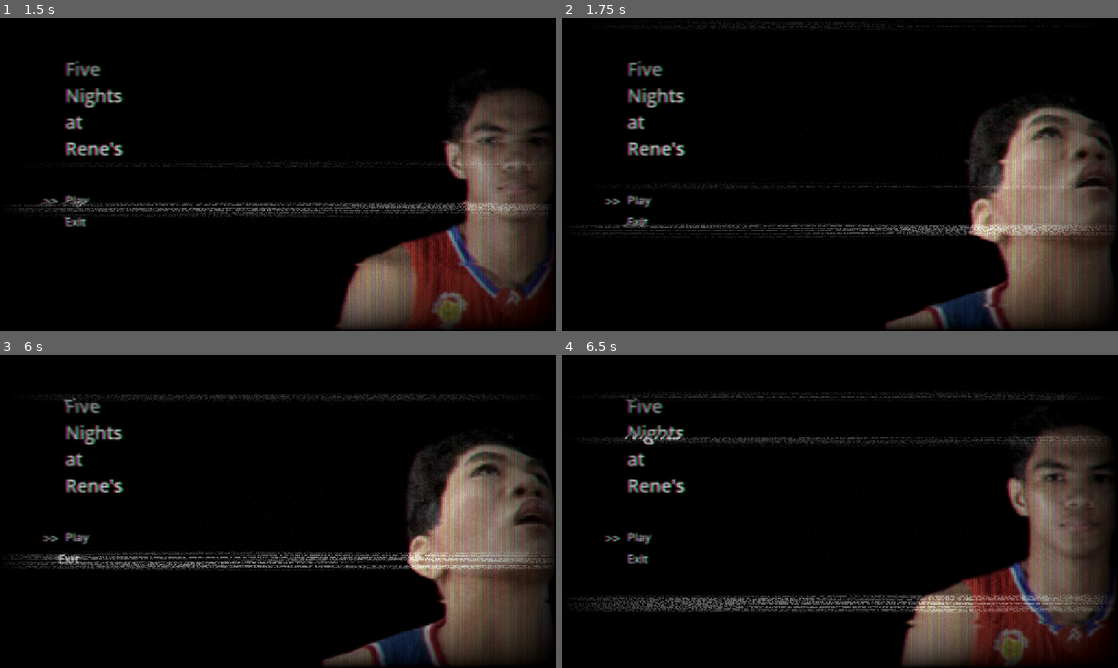
Above: before the commit, frames 1-4 (two rows, left to right).
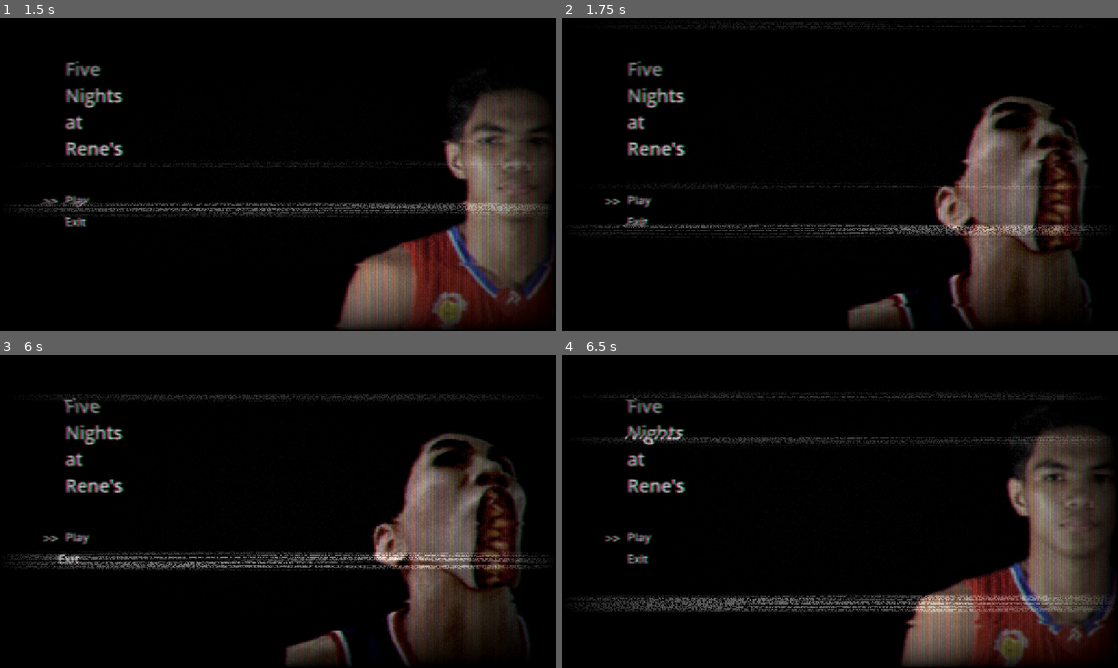
Above: after the commit, the same moments.

Repository: john-basilio/fnar
Game: Godot game, scene res://splash.tscn
Two runs of this game, one before a commit and one after it. Both use one fixed random seed, a clock stepped at 60 frames per second and the inputs below.
Inputs (mouse positions are in pixels of both pictures, inside the frame that each line leads up to):
- Up to frame 1 (1.5 s): move the mouse to (400, 158) at 0.52 s; hold Space (space) 0.53-1.28 s; click (400, 158) at 0.67 s; move the mouse to (166, 190) at 1.27 s; tap Space (space) at 1.35 s; click (166, 190) at 1.42 s
- Up to frame 2 (1.75 s): no input
- Up to frame 3 (6 s): move the mouse to (333, 442) at 2.02 s; hold Space (space) 2.03-2.78 s; click (333, 442) at 2.17 s; move the mouse to (250, 574) at 2.77 s; tap Space (space) at 2.85, 4.35, 5.85 s; click (250, 574) at 2.92 s; move the mouse to (444, 558) at 3.52 s; hold Space (space) 3.53-4.28 s; click (444, 558) at 3.67 s; move the mouse to (111, 464) at 4.27 s; click (111, 464) at 4.42 s; move the mouse to (305, 511) at 5.02 s; hold Space (space) 5.03-5.78 s; click (305, 511) at 5.17 s; move the mouse to (194, 433) at 5.77 s; click (194, 433) at 5.92 s
- Up to frame 4 (6.5 s): no input

Frame 1 is identical in both runs. In frame 2, 19% of the frame differs, in the area x 51-100%, y 24-100%; in frame 3, 19%; in frame 4, nothing differs.

Commit message:
loading screen and menu spries

Diff:
--- /dev/null
+++ b/game/start.tscn
@@ -0,0 +1,3 @@
+[gd_scene format=3 uid="uid://b5fb4n2e2tnlw"]
+
+[node name="game" type="Node3D" unique_id=1667515122]
--- a/main_loading.tscn
+++ b/main_loading.tscn
@@ -1,4 +1,17 @@
 [gd_scene format=3 uid="uid://csc7aktj7vl6m"]
+
+[ext_resource type="Shader" uid="uid://chvb0iy8ovi42" path="res://shaders/glitch.gdshader" id="1_4t46g"]
+[ext_resource type="Script" uid="uid://opeunavhe60l" path="res://scripts/loading.gd" id="1_ehtmq"]
+
+[sub_resource type="ShaderMaterial" id="ShaderMaterial_1af8y"]
+shader = ExtResource("1_4t46g")
+shader_parameter/range = 0.01999999955296
+shader_parameter/noiseQuality = 123.30000183731796
+shader_parameter/noiseIntensity = 4.6581399848477645e-09
+shader_parameter/offsetIntensity = 0.03
+shader_parameter/colorOffsetIntensity = 0.50000002375
+
+[sub_resource type="LabelSettings" id="LabelSettings_1af8y"]
 
 [node name="loading" type="Control" unique_id=1709819424]
 layout_mode = 3
@@ -7,8 +20,10 @@
 anchor_bottom = 1.0
 grow_horizontal = 2
 grow_vertical = 2
+script = ExtResource("1_ehtmq")
+next_scene = "res://game/start.tscn"
 
-[node name="ColorRect" type="ColorRect" parent="." unique_id=123448056]
+[node name="bg" type="ColorRect" parent="." unique_id=123448056]
 layout_mode = 1
 anchors_preset = 15
 anchor_right = 1.0
@@ -16,3 +31,42 @@
 grow_horizontal = 2
 grow_vertical = 2
 color = Color(0, 0, 0, 1)
+
+[node name="CanvasLayer" type="CanvasLayer" parent="." unique_id=1294711642]
+
+[node name="ColorRect" type="ColorRect" parent="CanvasLayer" unique_id=1935399018]
+material = SubResource("ShaderMaterial_1af8y")
+anchors_preset = 15
+anchor_right = 1.0
+anchor_bottom = 1.0
+grow_horizontal = 2
+grow_vertical = 2
+
+[node name="loading" type="Label" parent="." unique_id=925743413]
+layout_mode = 1
+anchors_preset = 15
+anchor_right = 1.0
+anchor_bottom = 1.0
+grow_horizontal = 2
+grow_vertical = 2
+text = "Loading..."
+label_settings = SubResource("LabelSettings_1af8y")
+horizontal_alignment = 1
+vertical_alignment = 1
+
+[node name="ProgressBar" type="ProgressBar" parent="." unique_id=1032746304]
+layout_mode = 1
+anchors_preset = 7
+anchor_left = 0.5
+anchor_top = 1.0
+anchor_right = 0.5
+anchor_bottom = 1.0
+offset_left = -64.0
+offset_top = -336.0
+offset_right = 401.45435
+offset_bottom = -309.0
+grow_horizontal = 2
+grow_vertical = 0
+scale = Vector2(0.275, 0.275)
+value = 100.0
+show_percentage = false
--- a/main_menu.tscn
+++ b/main_menu.tscn
@@ -1,11 +1,11 @@
 [gd_scene format=3 uid="uid://2h58xolgejxi"]
 
-[ext_resource type="Texture2D" uid="uid://bgcd0vwwr8ril" path="res://assets/images/saint_rene.png" id="1_jix8l"]
 [ext_resource type="Script" uid="uid://dfayl4kq0sgkg" path="res://scripts/sprite_switch_main.gd" id="1_nlkkf"]
 [ext_resource type="Shader" uid="uid://den7daxe86el2" path="res://shaders/vhs.gdshader" id="2_7vrkn"]
 [ext_resource type="Texture2D" uid="uid://dd87xc5cwf5gs" path="res://assets/images/rene.png" id="2_fu7sn"]
 [ext_resource type="Shader" uid="uid://chvb0iy8ovi42" path="res://shaders/glitch.gdshader" id="2_jix8l"]
 [ext_resource type="Script" uid="uid://bcxnjiucwa4l6" path="res://scripts/menu.gd" id="3_fu7sn"]
+[ext_resource type="Texture2D" uid="uid://bhdugnsgnfjkp" path="res://assets/images/ren_analog.png" id="3_nlkkf"]
 
 [sub_resource type="ShaderMaterial" id="ShaderMaterial_1af8y"]
 shader = ExtResource("2_jix8l")
@@ -77,9 +77,9 @@
 
 [node name="saintrene" type="Sprite2D" parent="shader_rene" unique_id=463546317]
 visible = false
-position = Vector2(1144, 422)
+position = Vector2(1060, 393)
 scale = Vector2(2, 2)
-texture = ExtResource("1_jix8l")
+texture = ExtResource("3_nlkkf")
 
 [node name="glitch" type="ColorRect" parent="shader_rene" unique_id=1430965757]
 material = SubResource("ShaderMaterial_1af8y")
--- /dev/null
+++ b/scripts/loading.gd
@@ -0,0 +1,22 @@
+extends Control;
+
+
+@onready var bar = $ProgressBar;
+@export var next_scene: String;
+var progress: Array[float] = [];
+
+func _ready() -> void:
+	# Request to load engine once ready
+	ResourceLoader.load_threaded_request(next_scene,"",true)
+
+# Called every frame. 'delta' is the elapsed time since the previous frame.
+func _process(delta: float) -> void:
+	var status = ResourceLoader.load_threaded_get_status(next_scene, progress);
+
+	match status:
+		ResourceLoader.THREAD_LOAD_IN_PROGRESS:
+			var percent = progress[0] * 100;
+			bar.value = percent;
+		ResourceLoader.THREAD_LOAD_LOADED:
+			var scene = ResourceLoader.load_threaded_get(next_scene);
+			get_tree().change_scene_to_packed(scene);
--- a/scripts/menu.gd
+++ b/scripts/menu.gd
@@ -21,6 +21,6 @@
 	if event.is_pressed() :
 		match item.name:
 			"play":
-				get_tree().change_scene_to_file("res://splash.tscn");
+				get_tree().change_scene_to_file("res://main_loading.tscn");
 			"exit":
 				get_tree().quit();
Binary file added: assets/images/ren_analog.png
Not shown, changed: assets/images/ren_analog.png.import
Binary file added: assets/images/saint_ren.png
Not shown, added: assets/images/saint_ren.png.import
Binary file removed: assets/images/saint_rene.png
Not shown, added: scripts/loading.gd.uid
Not shown, added: assets/images/saint_rene.xcf
